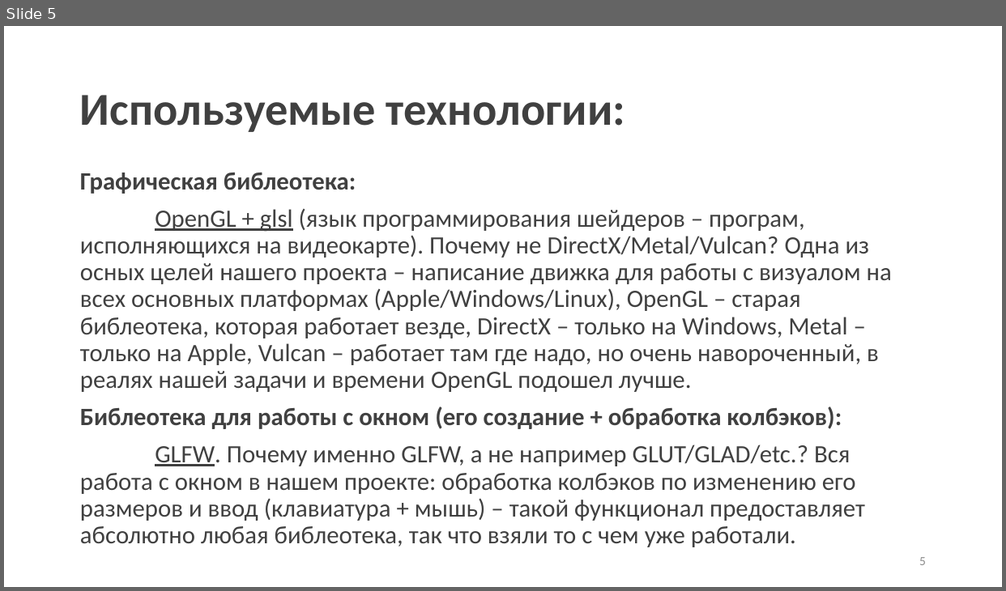
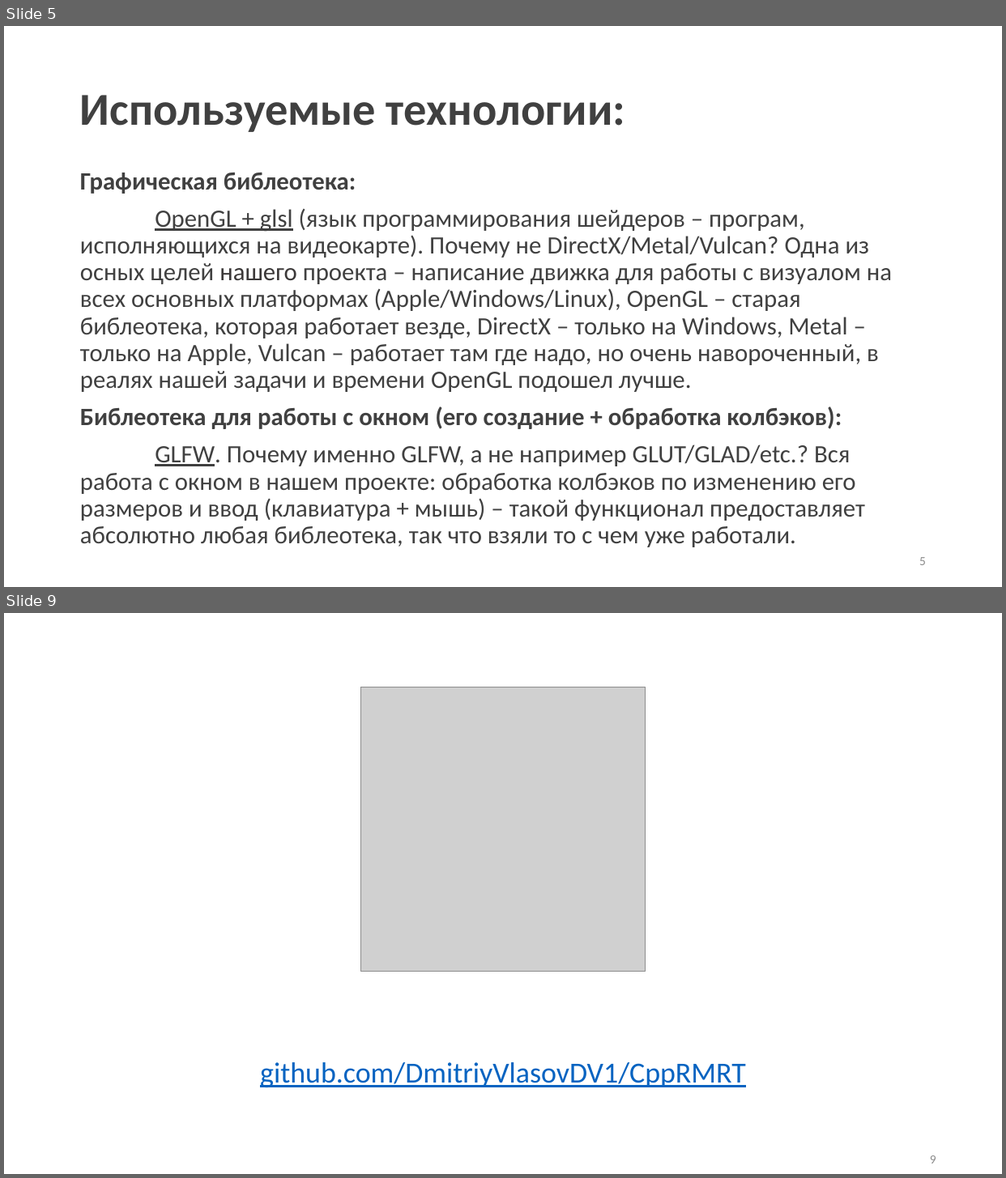
Before and after one commit to DmitriyVlasovDV1/CppRMRT, a slide deck: doc/presentation.pptx. Shown one above the other, each under a label of ours: slide 5 before the commit, slides 5 and 9 after it; the slides between them are not shown. The pictures are 1006x591 and 1006x1178 pixels, drawn with LibreOffice and Linux fonts; fonts in the diff are those of the drawing; grey boxes stand for pictures. Boxes give left, top, right and bottom in pixels: in the first picture for what was removed or moved away, otherwise in the second. Text is boxed around its words. In the diff, an @@ line names an element or a change of style, - is before the commit and + after.

```diff
--- a/doc/presentation.pptx
+++ b/doc/presentation.pptx
@@ slide 9 added at box(4, 613, 1002, 1174), background #FFFFFF @@
@@ picture added at box(361, 687, 646, 972) @@
@@ text added at box(260, 1063, 746, 1088), 28 pt, text #0563C1, underline @@
+github.com/DmitriyVlasovDV1/CppRMRT
@@ page number added at box(930, 1156, 936, 1164), 12 pt, text #8C8C8C @@
+9
```
Also in this commit, not shown: 4 other slides changed, 3 other slides added, 2 slides removed, 12 other files.
